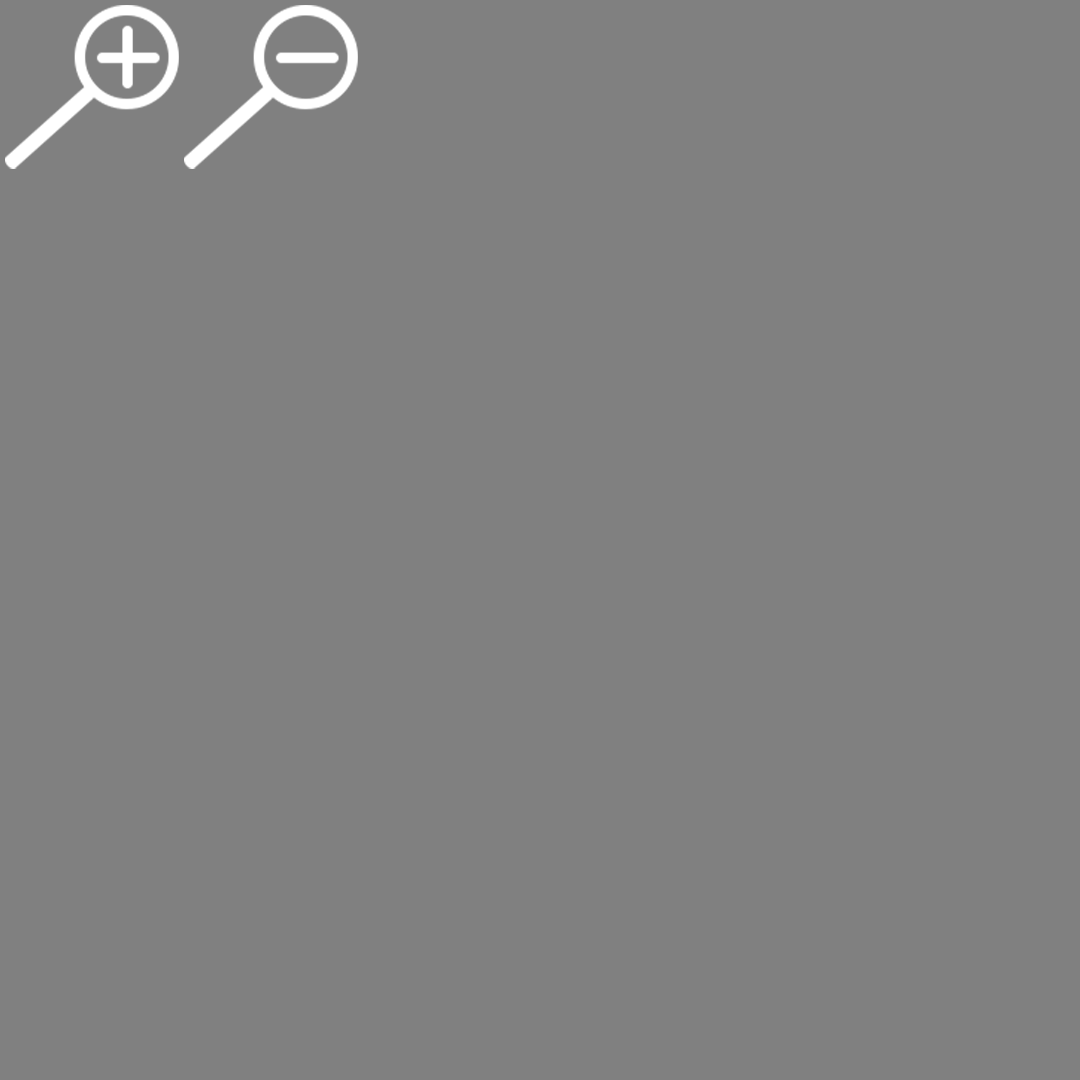
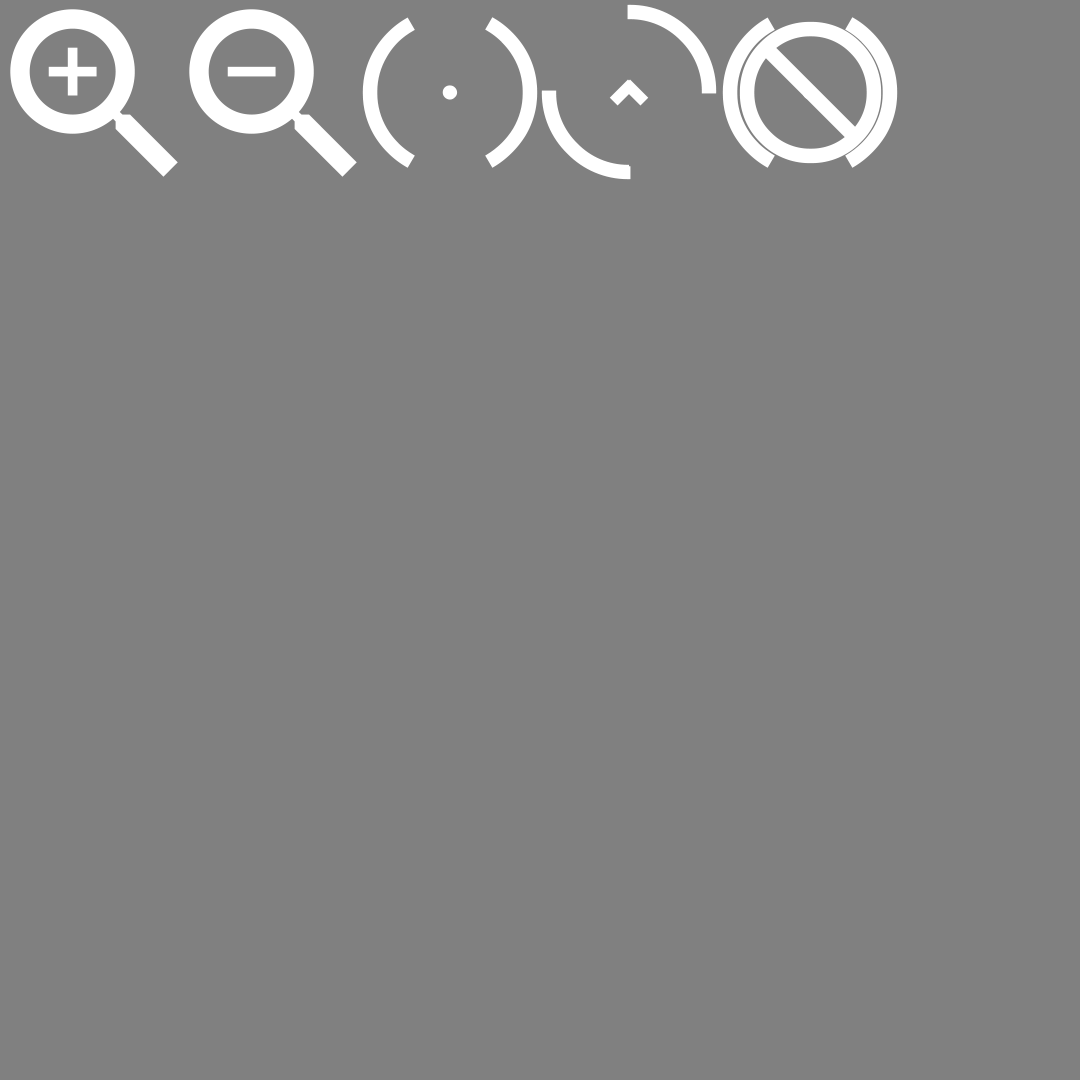
Layer changes from the first w=1080, h=1080 image to the second:
added layer "CrossHair_2" above "CrossHair_1 copy" over <box>541,4,717,180</box>
added layer "CrossHair_1 copy" above "CrossHair_1" over <box>722,17,898,168</box>
added layer "CrossHair_1" above "CrossHair_3" over <box>362,17,538,168</box>
added layer "CrossHair_3" above "zoom_out-24px_white" over <box>739,21,882,164</box>
renamed "ZIn copy" to "zoom_out-24px_white", painted on it over <box>184,5,358,177</box>
renamed "ZIn" to "Zoomin", painted on it over <box>5,5,179,177</box>
